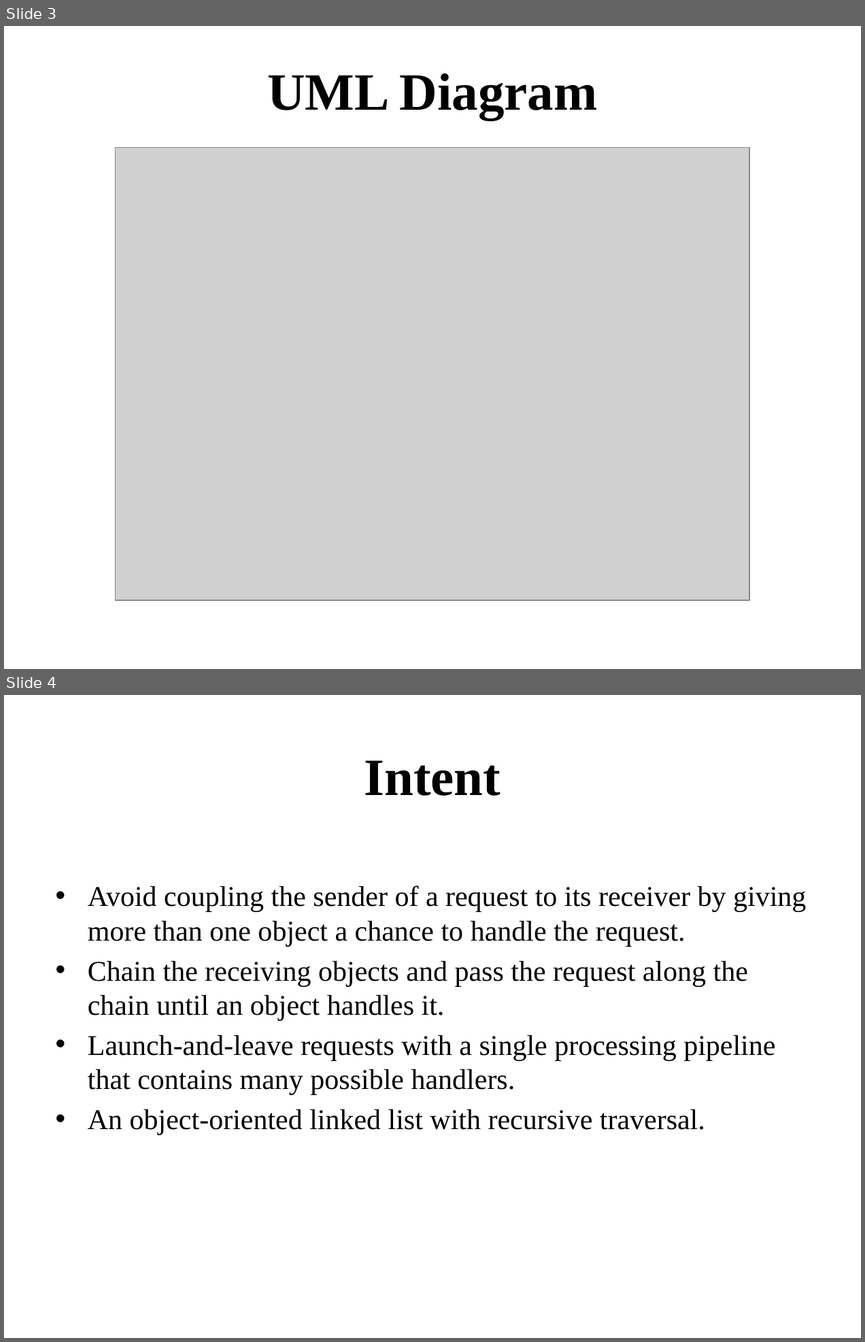
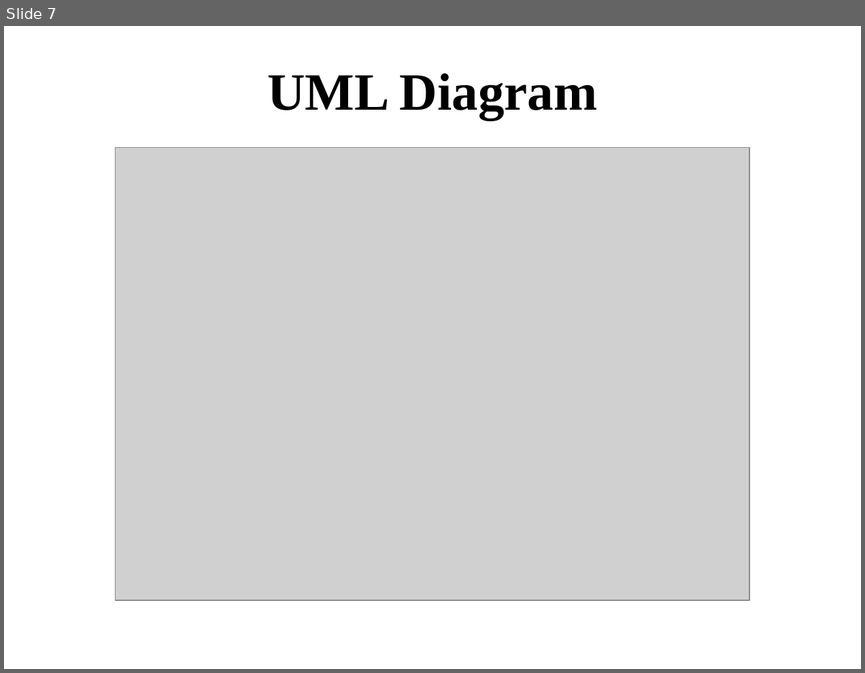
Before and after one commit to KuntanSutar/Swabhav-Techlabs, a slide deck: Presentation/Kuntan Sutar - Chain of Responsibility Pattern.pptx. Shown one above the other, each under a label of ours: slides 3 and 4 before the commit, slide 7 after it. The pictures are 865x1342 and 865x673 pixels, drawn with LibreOffice and Linux fonts; fonts in the diff are those of the drawing; grey boxes stand for pictures. Boxes give left, top, right and bottom in pixels: in the first picture for what was removed or moved away, otherwise in the second. Text is boxed around its words. In the diff, an @@ line names an element or a change of style, - is before the commit and + after.

```diff
--- a/Presentation/Kuntan Sutar - Chain of Responsibility Pattern.pptx
+++ b/Presentation/Kuntan Sutar - Chain of Responsibility Pattern.pptx
@@ slide 4 removed at box(4, 695, 861, 1338), background #FFFFFF @@
@@ title removed at box(364, 760, 500, 796) @@
-Intent
@@ text removed at box(88, 885, 806, 1135) @@
-• Avoid coupling the sender of a request to its receiver by giving more than one object a chance to handle the request.
-• Chain the receiving objects and pass the request along the chain until an object handles it.
-• Launch-and-leave requests with a single processing pipeline that contains many possible handlers.
-• An object-oriented linked list with recursive traversal.
@@ what was slide 3 is now slide 7 @@
```
Also in this commit, not shown: 5 slides changed, 3 slides added, 2 other slides removed, 34 other files.
